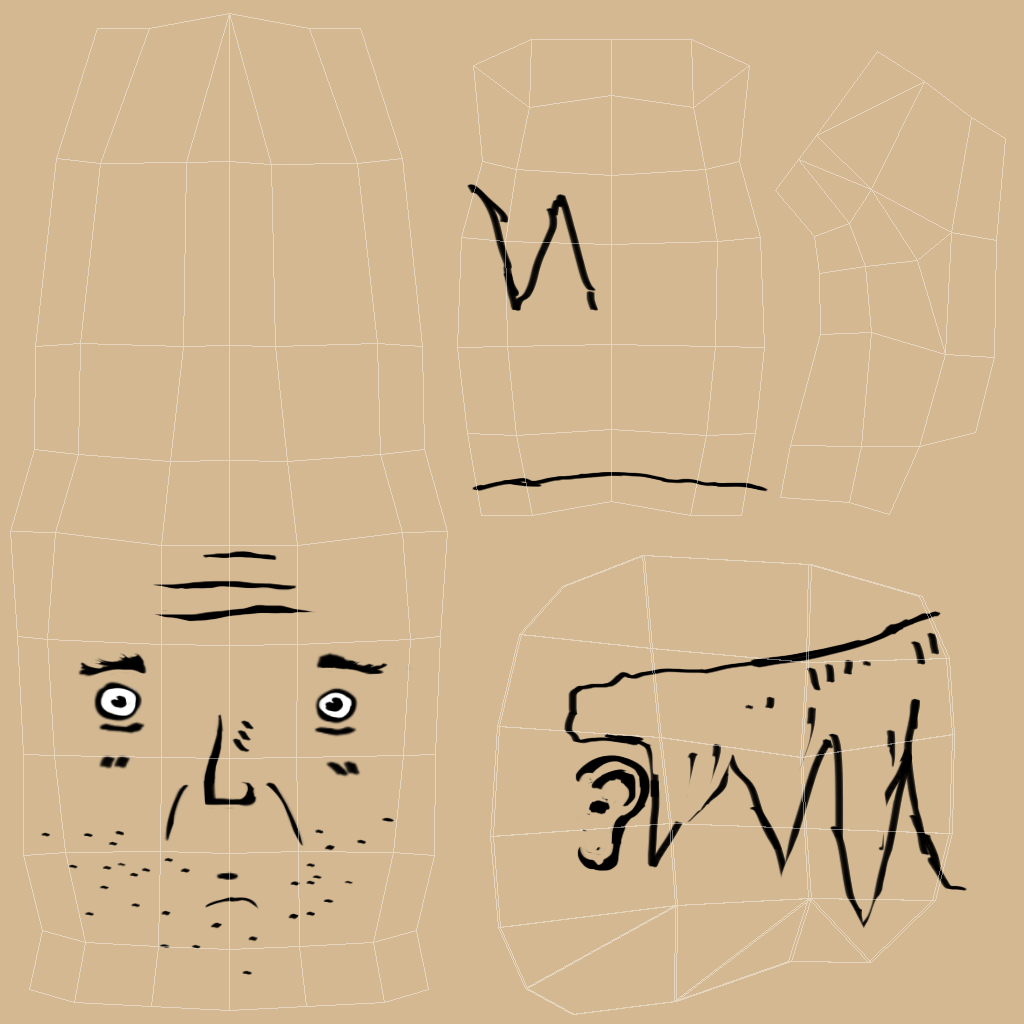
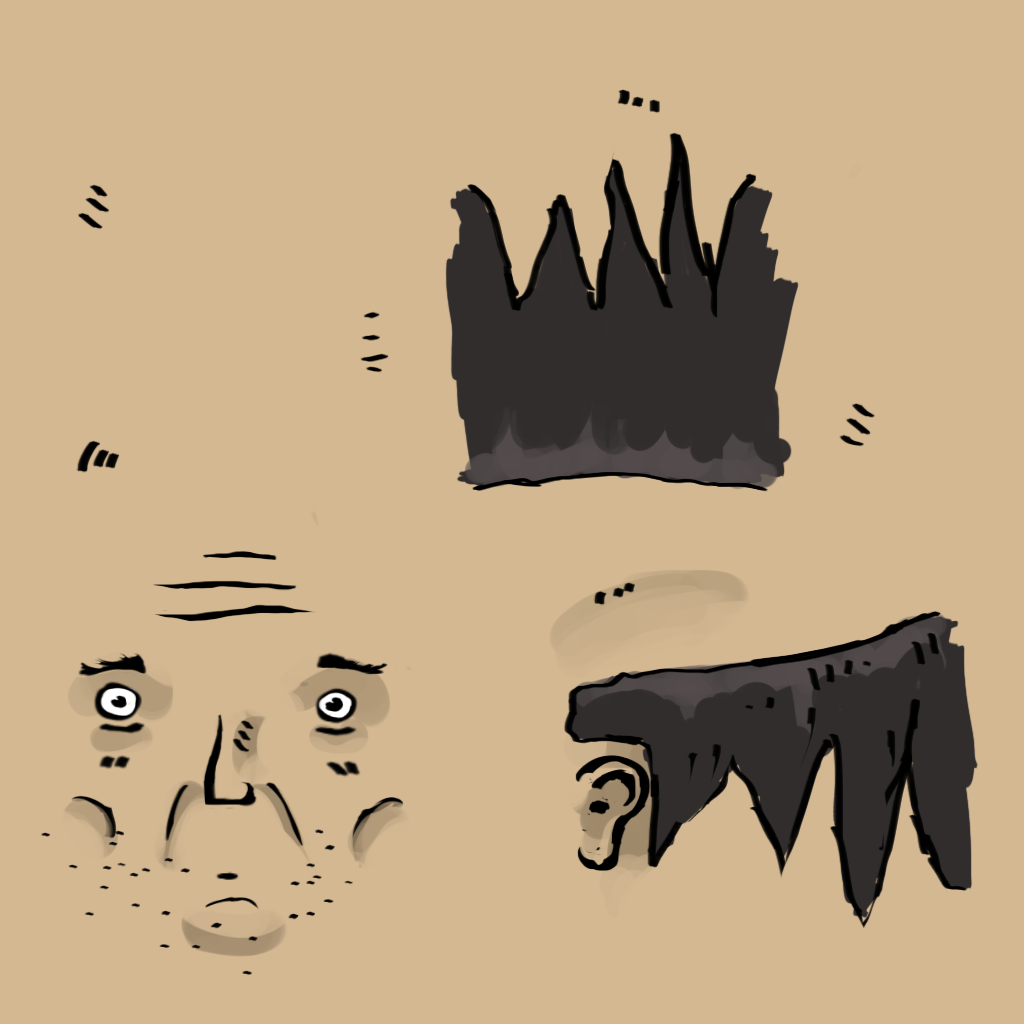
Layers edited between the first and the second (1024, 1024) image:
hid "UVs" over [10, 13, 1006, 1015]
painted on "Lines" over [71, 89, 875, 870]
painted on "Filling" over [445, 161, 979, 919]
added layer "Layer 1" above "Skin Tone" over [61, 363, 922, 958]
